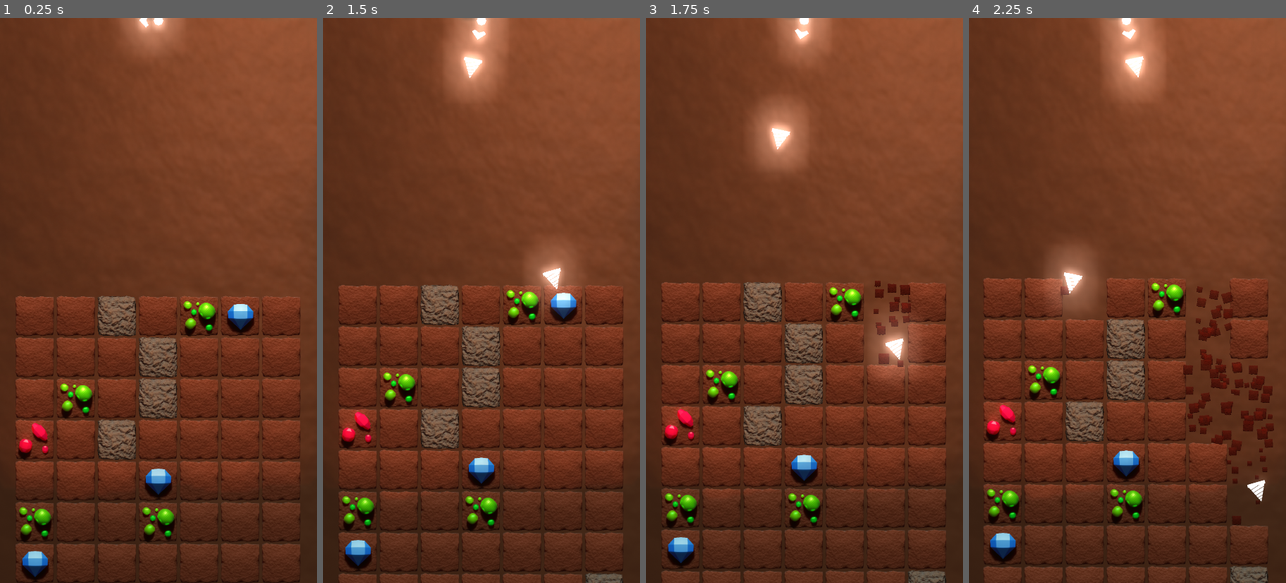
Above: before the commit, frames 1-4 (left to right).
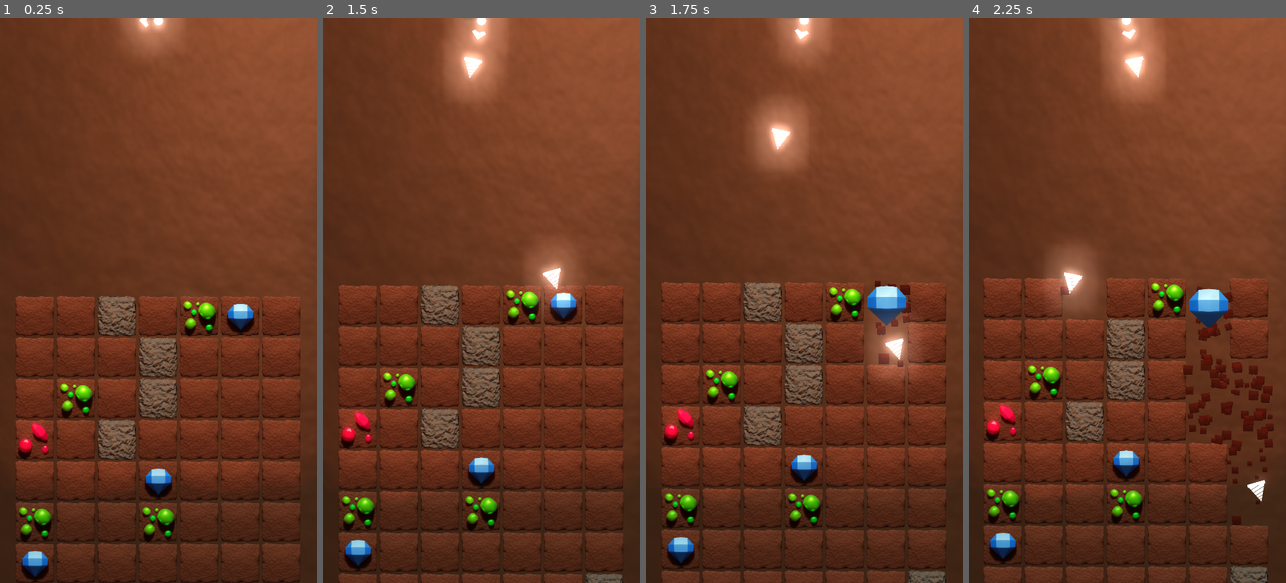
Above: after the commit, the same moments.

Repository: Maxic/arcade
Game: Godot game, scene res://main.tscn
Two runs of this game, one before a commit and one after it. Both use one fixed random seed, a clock stepped at 60 frames per second and the inputs below.
Inputs (mouse positions are in pixels of both pictures, inside the frame that each line leads up to):
- Up to frame 1 (0.25 s): no input
- Up to frame 2 (1.5 s): move the mouse to (551, 272) at 0.52 s; click (551, 272) at 0.6 s; move the mouse to (418, 328) at 1.27 s; click (418, 328) at 1.35 s
- Up to frame 3 (1.75 s): no input
- Up to frame 4 (2.25 s): move the mouse to (1159, 176) at 2.02 s; click (1159, 176) at 2.1 s

Frames 1-2 are identical in both runs. In frame 3, 0.6% of the frame differs, in the area x 69-83%, y 47-55%; in frame 4, 0.6%.

Commit message:
gems on destroy

Diff:
--- a/script/block.gd
+++ b/script/block.gd
@@ -8,8 +8,14 @@
 var dirt_sprite = preload("res://assets/dirt_xs.png")
 var ruby_sprite = preload("res://assets/ruby_xs.png")
 
+var gem_diamond_scene = preload("res://scenes/gem_diamond.tscn")
+var gem_ruby_scene = preload("res://scenes/gem_ruby.tscn")
+var gem_emerald_scene = preload("res://scenes/gem_emerald.tscn")
 var collider_scene = preload("res://scenes/block_collider.tscn")
 var particles_scene = preload("res://scenes/dirt_block_particles.tscn")
+
+# global vars
+var gem_scene
 
 func _init(type):
 	# General initialization needed for all types of blocks
@@ -25,14 +31,19 @@
 	# Set type
 	if type == "dirt":
 		sprite.texture = dirt_sprite
+		gem_scene = null
 	elif type == "emerald":
 		sprite.texture = emerald_sprite
+		gem_scene = gem_emerald_scene
 	elif type == "diamond":
 		sprite.texture = diamond_sprite
+		gem_scene = gem_diamond_scene
 	elif type == "ruby":
 		sprite.texture = ruby_sprite
+		gem_scene = gem_ruby_scene
 	elif type == "rock":
 		sprite.texture = rock_sprite
+		gem_scene = null
 
 	# add children
 	add_child(sprite)
@@ -41,9 +52,16 @@
 	if body.is_in_group("drill"):
 		get_node("/root/main/shake_cam").trigger_shake = true
 
+		# particles
 		var particles = particles_scene.instance()
 		particles.position = Vector2(global_position.x + 70, global_position.y + 70)
 		particles.emitting = true
 		get_parent().add_child(particles)
 
+		# gem
+		if gem_scene:
+			var gem = gem_scene.instance()
+			gem.position = Vector2(global_position.x + 70, global_position.y + 70)
+			get_parent().add_child(gem)
+
 		queue_free()
--- a/script/diamond_block.gd
+++ /dev/null
@@ -1,22 +0,0 @@
-extends Area2D
-
-# particles
-var particles_scene = preload("res://scenes/dirt_block_particles.tscn")
-var gem_scene = preload("res://scenes/gem_diamond.tscn")
-
-func _ready():
-	add_to_group("blocks")
-
-func _on_dirt_block_body_entered(body):
-	if body.is_in_group("drill"):
-		get_node("/root/main/shake_cam").trigger_shake = true
-
-		var particles = particles_scene.instance()
-		var gem = gem_scene.instance()
-		gem.position = Vector2(global_position.x + 70, global_position.y + 70)
-		particles.position = Vector2(global_position.x + 70, global_position.y + 70)
-		particles.emitting = true
-		get_parent().add_child(particles)
-		get_parent().add_child(gem)
-
-		queue_free()
--- a/script/dirt_block.gd
+++ /dev/null
@@ -1,18 +0,0 @@
-extends Area2D
-
-# particles
-var particles_scene = preload("res://scenes/dirt_block_particles.tscn")
-
-func _ready():
-	add_to_group("blocks")
-
-func _on_dirt_block_body_entered(body):
-	if body.is_in_group("drill"):
-		get_node("/root/main/shake_cam").trigger_shake = true
-
-		var particles = particles_scene.instance()
-		particles.position = Vector2(global_position.x + 70, global_position.y + 70)
-		particles.emitting = true
-		get_parent().add_child(particles)
-
-		queue_free()
--- a/script/emerald_block.gd
+++ /dev/null
@@ -1,18 +0,0 @@
-extends Area2D
-
-# particles
-var particles_scene = preload("res://scenes/dirt_block_particles.tscn")
-
-func _ready():
-	add_to_group("blocks")
-
-func _on_dirt_block_body_entered(body):
-	if body.is_in_group("drill"):
-		get_node("/root/main/shake_cam").trigger_shake = true
-
-		var particles = particles_scene.instance()
-		particles.position = Vector2(global_position.x + 70, global_position.y + 70)
-		particles.emitting = true
-		get_parent().add_child(particles)
-
-		queue_free()
--- a/script/rock_block.gd
+++ /dev/null
@@ -1,18 +0,0 @@
-extends Area2D
-
-# particles
-var particles_scene = preload("res://scenes/dirt_block_particles.tscn")
-
-func _ready():
-	add_to_group("blocks")
-
-func _on_dirt_block_body_entered(body):
-	if body.is_in_group("drill"):
-		get_node("/root/main/shake_cam").trigger_shake = true
-
-		var particles = particles_scene.instance()
-		particles.position = Vector2(global_position.x + 70, global_position.y + 70)
-		particles.emitting = true
-		get_parent().add_child(particles)
-
-		queue_free()
--- a/script/ruby_block.gd
+++ /dev/null
@@ -1,18 +0,0 @@
-extends Area2D
-
-# particles
-var particles_scene = preload("res://scenes/dirt_block_particles.tscn")
-
-func _ready():
-	add_to_group("blocks")
-
-func _on_dirt_block_body_entered(body):
-	if body.is_in_group("drill"):
-		get_node("/root/main/shake_cam").trigger_shake = true
-
-		var particles = particles_scene.instance()
-		particles.position = Vector2(global_position.x + 70, global_position.y + 70)
-		particles.emitting = true
-		get_parent().add_child(particles)
-
-		queue_free()
